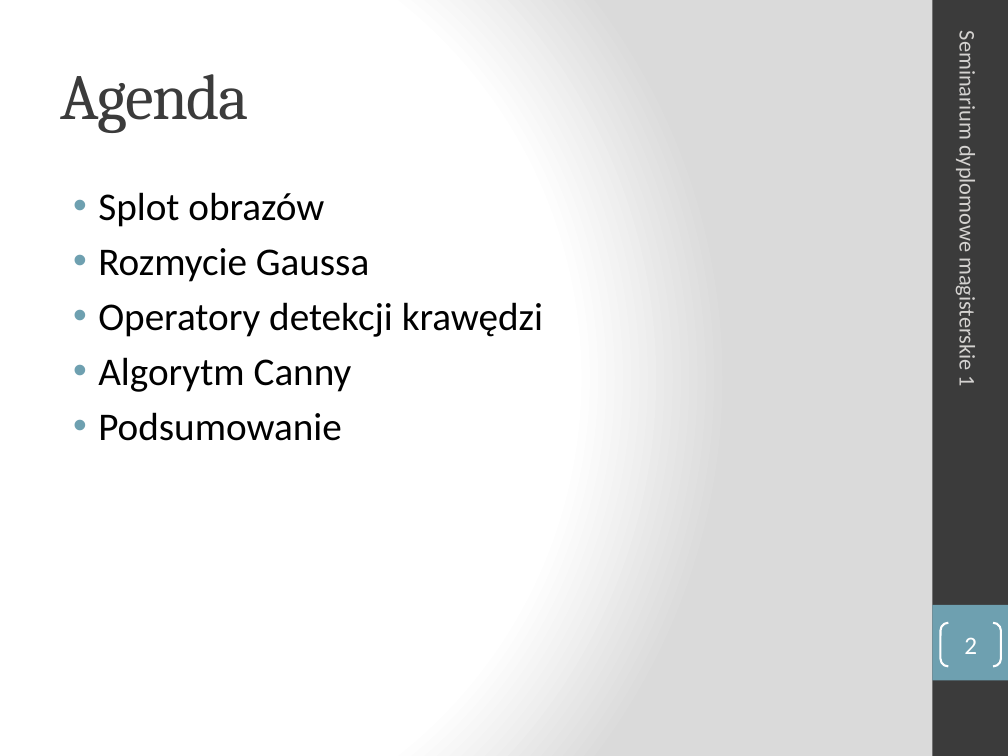
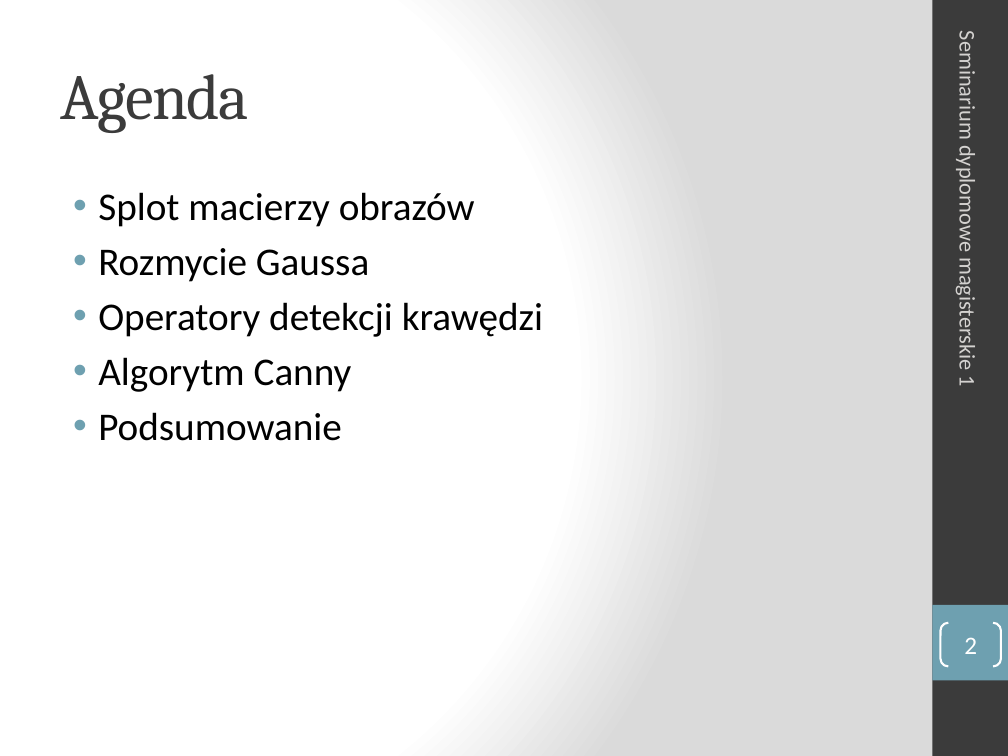
Before and after one commit to turekj/msc, a slide deck: slide 2 of Placeholder/seminar1/prezentacja/sdm1_Aniserowicz_Michal.pptx. Drawn at 1008x756 pixels with LibreOffice and Linux fonts; fonts in the diff are those of the drawing. Boxes give left, top, right and bottom in pixels: in the first picture for what was removed or moved away, otherwise in the second. Text is boxed around its words. In the diff, an @@ line names an element or a change of style, - is before the commit and + after.

```diff
--- a/Placeholder/seminar1/prezentacja/sdm1_Aniserowicz_Michal.pptx
+++ b/Placeholder/seminar1/prezentacja/sdm1_Aniserowicz_Michal.pptx
@@ text at (98,192,475,227): text changed @@
-• Splot obrazów
+• Splot macierzy obrazów
```
Also in this commit, not shown: 1 other slide changed, 1 slide added, 1 slide removed.
